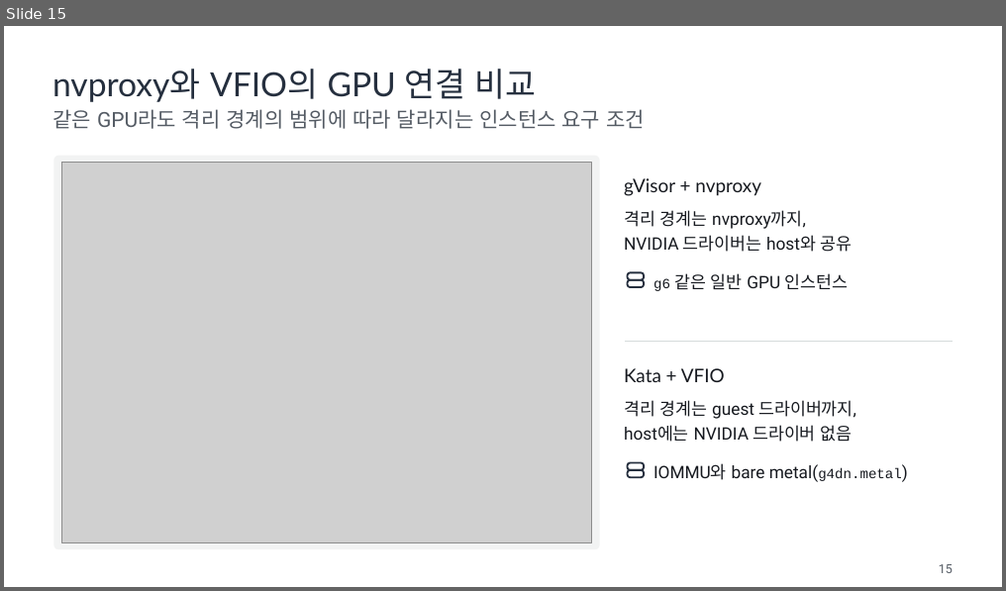
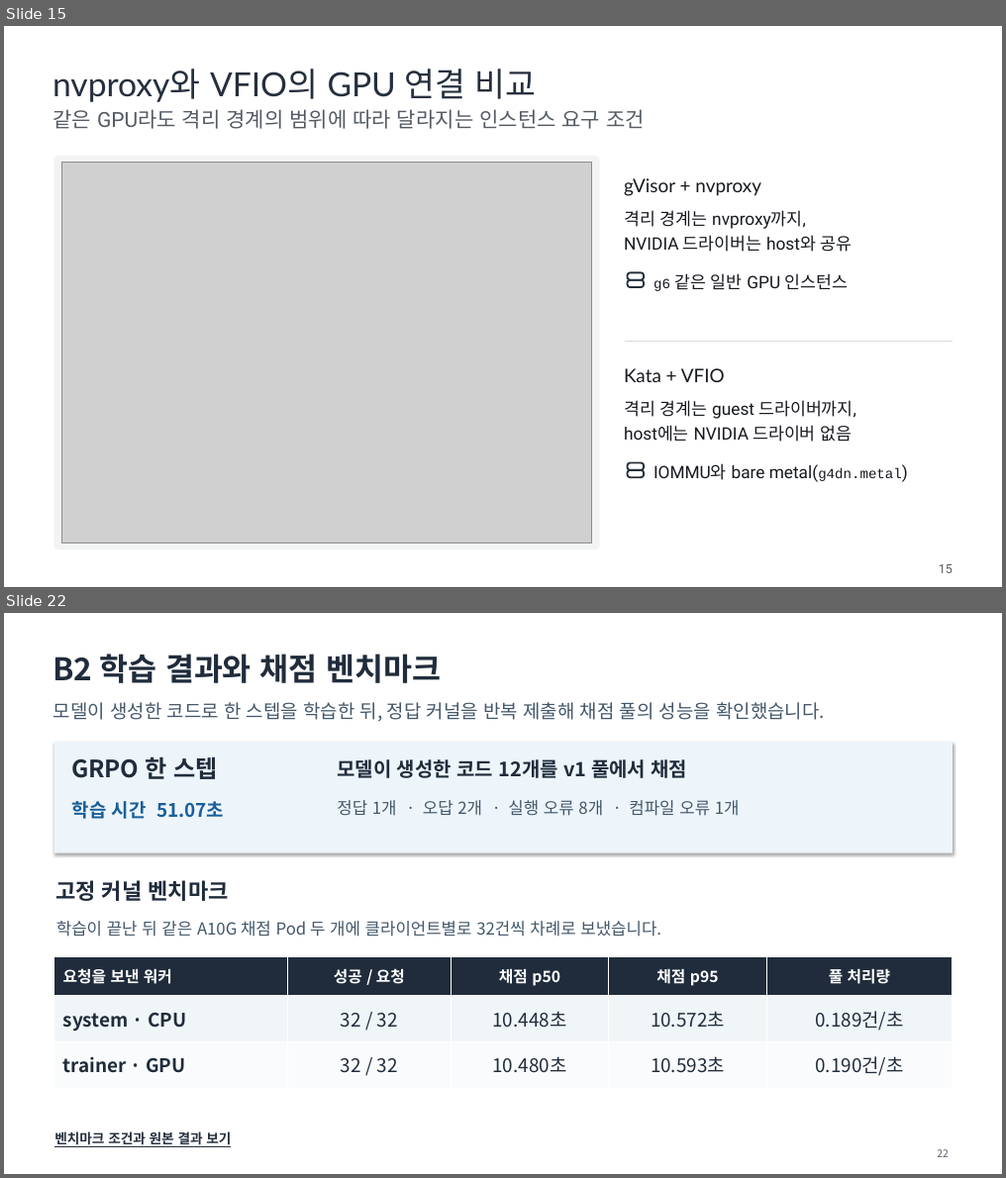
Before and after one commit to daekeun-ml/gpu-sandbox-on-aws, a slide deck: slides/gpu-sandbox-theory.pptx. Shown one above the other, each under a label of ours: slide 15 before the commit, slides 15 and 22 after it; the slides between them are not shown. The pictures are 1006x591 and 1006x1178 pixels, drawn with LibreOffice and Linux fonts; fonts in the diff are those of the drawing; grey boxes stand for pictures. Boxes give left, top, right and bottom in pixels: in the first picture for what was removed or moved away, otherwise in the second. Text is boxed around its words. In the diff, an @@ line names an element or a change of style, - is before the commit and + after.

```diff
--- a/slides/gpu-sandbox-theory.pptx
+++ b/slides/gpu-sandbox-theory.pptx
@@ slide 22 added at [4, 613, 1002, 1174], background #FFFFFF @@
@@ text added at [53, 654, 441, 683], 30 pt, text #202C3B, bold @@
+B2 학습 결과와 채점 벤치마크
@@ text added at [54, 702, 825, 722], 18 pt, text #43576A @@
+모델이 생성한 코드로 한 스텝을 학습한 뒤, 정답 커널을 반복 제출해 채점 풀의 성능을 확인했습니다.
@@ rectangle added at [54, 742, 952, 854], fill #EDF5FB @@
@@ text added at [71, 757, 217, 779], 23 pt, text #202C3B, bold @@
+GRPO 한 스텝
@@ text added at [337, 760, 688, 778], 19 pt, text #202C3B, bold @@
+모델이 생성한 코드 12개를 v1 풀에서 채점
@@ text added at [72, 801, 224, 819], 18 pt, text #195F99, bold @@
+학습 시간 51.07초
@@ text added at [337, 800, 740, 816], 16 pt, text #43576A @@
+정답 1개 · 오답 2개 · 실행 오류 8개 · 컴파일 오류 1개
@@ text added at [55, 880, 229, 901], 21 pt, text #202C3B, bold @@
+고정 커널 벤치마크
@@ text added at [56, 921, 661, 937], 16 pt, text #43576A @@
+학습이 끝난 뒤 같은 A10G 채점 Pod 두 개에 클라이언트별로 32건씩 차례로 보냈습니다.
@@ table added at [54, 958, 952, 1088], 3 rows, 5 columns @@
+요청을 보낸 워커 | 성공 / 요청 | 채점 p50 | 채점 p95 | 풀 처리량
+system · CPU | 32 / 32 | 10.448초 | 10.572초 | 0.189건/초
+trainer · GPU | 32 / 32 | 10.480초 | 10.593초 | 0.190건/초
@@ text added at [54, 1131, 231, 1149], 13 pt, text #252F3E, bold, underline @@
+벤치마크 조건과 원본 결과 보기
@@ text added at [937, 1150, 948, 1157], 10 pt, text #53606B @@
+22
```
Also in this commit, not shown: 16 slides changed, 4 other slides added, 4 slides removed, 49 other files.
